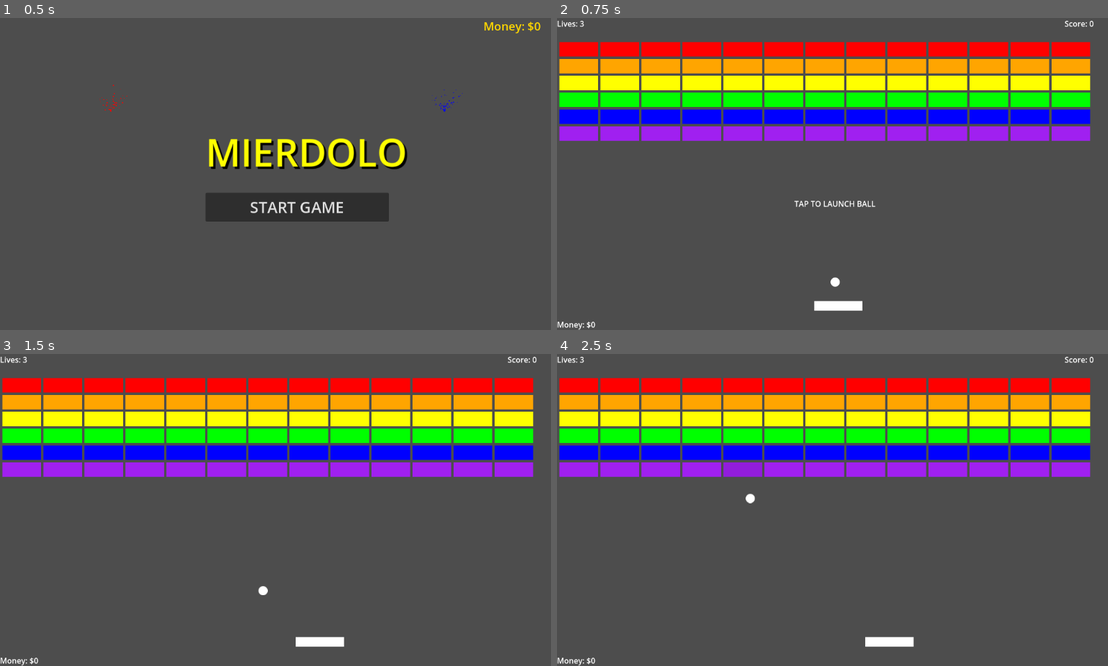
Above: before the commit, frames 1-4 (two rows, left to right).
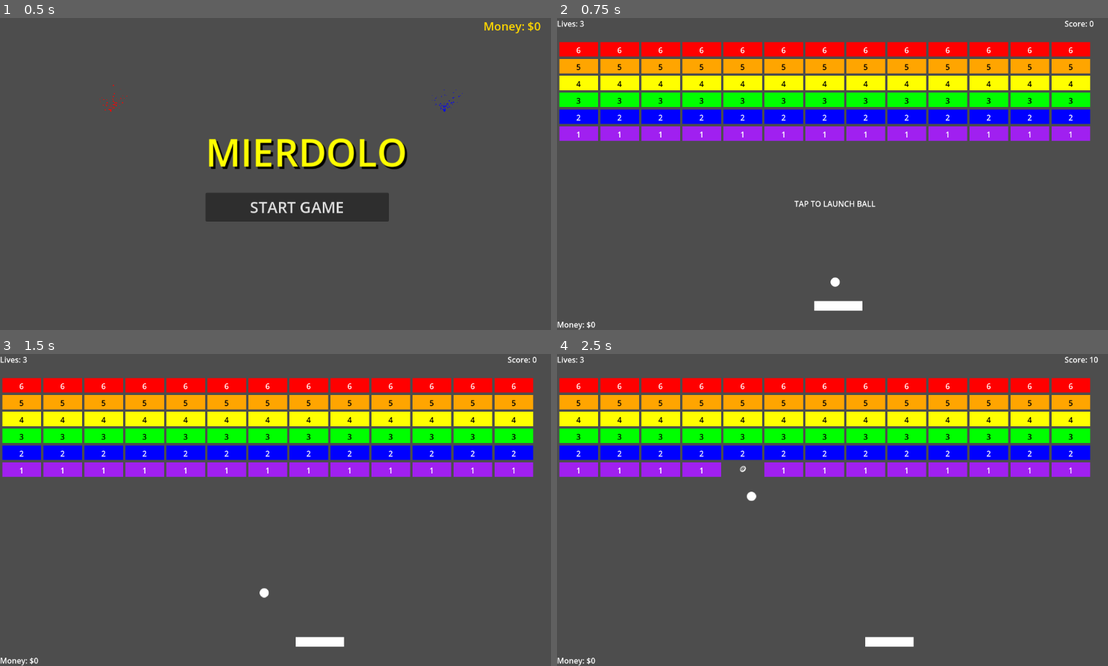
Above: after the commit, the same moments.

Repository: Jav1B/arkaclone
Game: Godot game, scene res://main_menu.tscn
Two runs of this game, one before a commit and one after it. Both use one fixed random seed, a clock stepped at 60 frames per second and the inputs below.
Inputs (mouse positions are in pixels of both pictures, inside the frame that each line leads up to):
- Up to frame 1 (0.5 s): no input
- Up to frame 2 (0.75 s): click "START GAME" at 0.5 s
- Up to frame 3 (1.5 s): tap Enter (ui_accept) at 1.25 s; move the mouse to (402, 494) at 1.27 s; press the mouse at (402, 494) at 1.28 s; hold Right (ui_right) from 1.28 s (still down)
- Up to frame 4 (2.5 s): tap Enter (ui_accept) at 1.52, 1.55, 1.82, 2.1, 2.27 s; move the mouse to (722, 525) at 2.02 s; release Right (ui_right) at 2.03 s; release the mouse at (722, 525) at 2.03 s; hold Left (ui_left) from 2.03 s (still down); click (722, 525) at 2.3 s

Frame 1 is identical in both runs. In frame 2, 0.7% of the frame differs, in the area x 3-94%, y 9-39%; in frame 3, 0.8%; in frame 4, 1.1%, in the area x 3-99%, y 0-48%.

Commit message:
Fix ball launch position and improve game UX
- Fix ball launching from correct position after losing a life
- Add hit counters on bricks showing remaining hits needed
- Replace money drop graphics with emoji (💰 💵 🪙)
- Make money drops fall slower for easier collection
- Invert brick difficulty progression (easier bricks at bottom)

🤖 Generated with [Claude Code](https://claude.ai/code)

Co-Authored-By: Claude <noreply@anthropic.com>

Diff:
--- a/ball.gd
+++ b/ball.gd
@@ -63,7 +63,16 @@
 	has_fallen = false
 	is_waiting_for_launch = false
 	speed_multiplier = 1.0
+
+	# Make sure we're at the correct position before unfreezing
+	var screen_size = get_viewport().get_visible_rect().size
+	var target_position = Vector2(screen_size.x / 2, screen_size.y - 100)
+	global_position = target_position
+
+	# Wait one frame for position to update, then unfreeze and launch
+	await get_tree().process_frame
 	freeze = false
+
 	# Start the ball moving at an angle
 	var start_velocity = Vector2(randf_range(-1, 1), -1).normalized() * get_current_speed()
 	linear_velocity = start_velocity
@@ -74,13 +83,19 @@
 	has_fallen = false
 	is_waiting_for_launch = true
 	speed_multiplier = 1.0
-	freeze = true
+
+	# Stop all movement first
 	linear_velocity = Vector2.ZERO
 	angular_velocity = 0.0
+	freeze = true
 
 	# Always position above paddle center
 	var screen_size = get_viewport().get_visible_rect().size
-	global_position = Vector2(screen_size.x / 2, screen_size.y - 100)
+	var target_position = Vector2(screen_size.x / 2, screen_size.y - 100)
+	global_position = target_position
+
+	# Force position update by waiting a frame
+	await get_tree().process_frame
 
 func get_current_speed() -> float:
 	return current_speed * speed_multiplier
--- a/brick.gd
+++ b/brick.gd
@@ -27,6 +27,7 @@
 	physics_material_override = brick_material
 
 	# Don't call update_brick_appearance here - wait for setup_brick()
+	# Don't reset values here that might be set by setup_brick()
 
 func update_brick_appearance():
 	# Create a colored rectangle for the brick
@@ -45,6 +46,17 @@
 
 	texture.set_image(image)
 	sprite.texture = texture
+
+	# Update the hit counter label
+	var label = $HitCountLabel
+	var remaining_hits = hits_required - current_hits
+	label.text = str(remaining_hits)
+
+	# Make the text more visible based on brick color
+	if current_color.get_luminance() > 0.5:
+		label.modulate = Color.BLACK
+	else:
+		label.modulate = Color.WHITE
 
 func add_cracks_to_image(image: Image, damage_factor: float):
 	var width = int(brick_width)
--- a/brick.tscn
+++ b/brick.tscn
@@ -8,3 +8,17 @@
 [node name="BrickSprite" type="Sprite2D" parent="."]
 
 [node name="BrickCollision" type="CollisionShape2D" parent="."]
+
+[node name="HitCountLabel" type="Label" parent="."]
+anchors_preset = 8
+anchor_left = 0.5
+anchor_top = 0.5
+anchor_right = 0.5
+anchor_bottom = 0.5
+offset_left = -10.0
+offset_top = -10.0
+offset_right = 10.0
+offset_bottom = 10.0
+text = "1"
+horizontal_alignment = 1
+vertical_alignment = 1
--- a/main.gd
+++ b/main.gd
@@ -107,22 +107,27 @@
 		for col in range(cols):
 			var brick = brick_scene.instantiate()
 
-			# Progressive difficulty: each row deeper requires one more hit and gives more money
-			var hits_required = row + 1  # Row 0 = 1 hit, Row 1 = 2 hits, etc.
-			var money_value = (row + 1) * 10  # Row 0 = $10, Row 1 = $20, Row 2 = $30, etc.
+			# Progressive difficulty: bottom rows (where ball hits first) should be easier
+			var hits_required = rows - row  # Row 0 = 6 hits, Row 5 = 1 hit
+			var money_value = (rows - row) * 10  # Row 0 = $60, Row 5 = $10
 
-			# Set up brick completely before adding to scene
-			brick.setup_brick(colors[row % colors.size()], hits_required, money_value)
+
+			# Position the brick first
 			brick.position = Vector2(
 				col * (brick_width + padding) + brick_width / 2 + padding,
 				row * (brick_height + padding) + brick_height / 2 + 50
 			)
 
-			# Connect signals and add to scene
+			# Add to scene tree first
+			add_child(brick)
+
+			# Then set up brick after it's in the scene tree
+			brick.setup_brick(colors[row % colors.size()], hits_required, money_value)
+
+			# Connect signals and add to tracking list
 			brick.destroyed.connect(_on_brick_destroyed)
 			brick.money_dropped.connect(_on_money_dropped)
 			bricks.append(brick)
-			add_child(brick)
 
 func _on_brick_hit(_brick):
 	score += 10
--- a/money_drop.gd
+++ b/money_drop.gd
@@ -15,9 +15,9 @@
 	shape.radius = drop_size
 	collision.shape = shape
 
-	# Set physics properties
-	gravity_scale = 1.0
-	linear_damp = 0.5
+	# Set physics properties - slower falling
+	gravity_scale = 0.3
+	linear_damp = 2.0
 
 	# Connect collision detection
 	body_entered.connect(_on_body_entered)
@@ -31,40 +31,32 @@
 	timer.start()
 
 func create_money_sprite():
-	var sprite = $MoneySprite
-	var texture = ImageTexture.new()
-	var size = int(drop_size * 2)
-	var image = Image.create(size, size, false, Image.FORMAT_RGBA8)
-	image.fill(Color.TRANSPARENT)
+	# Remove the sprite2D and add a label with emoji instead
+	if has_node("MoneySprite"):
+		$MoneySprite.queue_free()
 
-	# Choose color and symbol based on money value
-	var bag_color: Color
-	var symbol: String
+	# Create a label with money emoji
+	var label = Label.new()
+	label.name = "MoneyLabel"
 
+	# Choose emoji based on money value
 	if money_value >= 50:
-		bag_color = Color.GOLD
-		symbol = "$$$"
+		label.text = "💰"  # Money bag
+		label.add_theme_font_size_override("font_size", 24)
 	elif money_value >= 25:
-		bag_color = Color.YELLOW
-		symbol = "$$"
+		label.text = "💵"  # Dollar bill
+		label.add_theme_font_size_override("font_size", 20)
 	else:
-		bag_color = Color.GREEN
-		symbol = "$"
+		label.text = "🪙"  # Coin
+		label.add_theme_font_size_override("font_size", 16)
 
-	# Draw money bag (simple circle with $ symbol effect)
-	var center = Vector2(size / 2, size / 2)
-	for x in range(size):
-		for y in range(size):
-			var pos = Vector2(x, y)
-			var distance = pos.distance_to(center)
+	# Center the label
+	label.horizontal_alignment = HORIZONTAL_ALIGNMENT_CENTER
+	label.vertical_alignment = VERTICAL_ALIGNMENT_CENTER
+	label.position = Vector2(-drop_size, -drop_size)
+	label.size = Vector2(drop_size * 2, drop_size * 2)
 
-			if distance <= drop_size - 2:
-				image.set_pixel(x, y, bag_color)
-			elif distance <= drop_size:
-				image.set_pixel(x, y, bag_color.darkened(0.3))
-
-	texture.set_image(image)
-	sprite.texture = texture
+	add_child(label)
 
 func setup_money_drop(value: int, position: Vector2):
 	money_value = value
